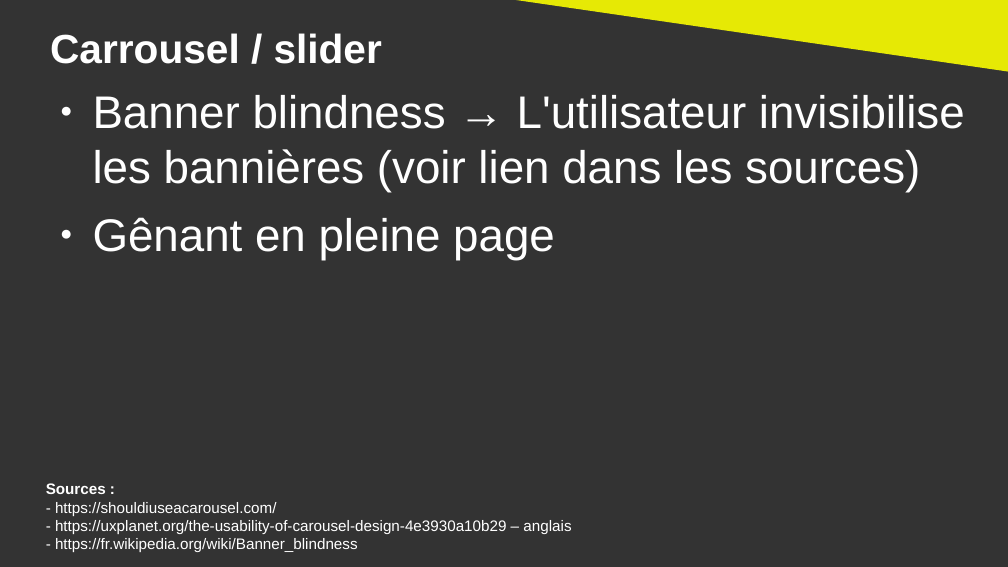
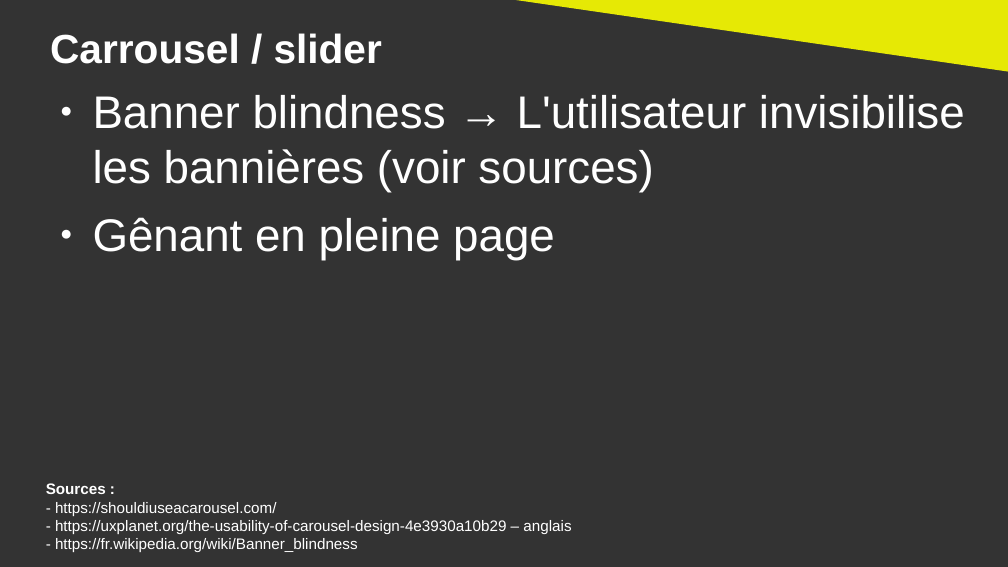
Before and after one commit to DanYellow/cours, a slide deck: slide 12 of ergonomie-et-accessibilite-s2/numero-1/presentation.odp. Drawn at 1008x567 pixels with LibreOffice and Linux fonts; fonts in the diff are those of the drawing. Boxes give left, top, right and bottom in pixels: in the first picture for what was removed or moved away, otherwise in the second. Text is boxed around its words. In the diff, an @@ line names an element or a change of style, - is before the commit and + after.

```diff
--- a/ergonomie-et-accessibilite-s2/numero-1/presentation.odp
+++ b/ergonomie-et-accessibilite-s2/numero-1/presentation.odp
@@ text at <box>93,95,965,192</box>: text changed @@
-● Banner blindness → L'utilisateur invisibilise les bannières (voir lien dans les sources)
+● Banner blindness → L'utilisateur invisibilise les bannières (voir sources)
```
Also in this commit, not shown: 14 other slides changed, 4 slides added, 2 other files.
